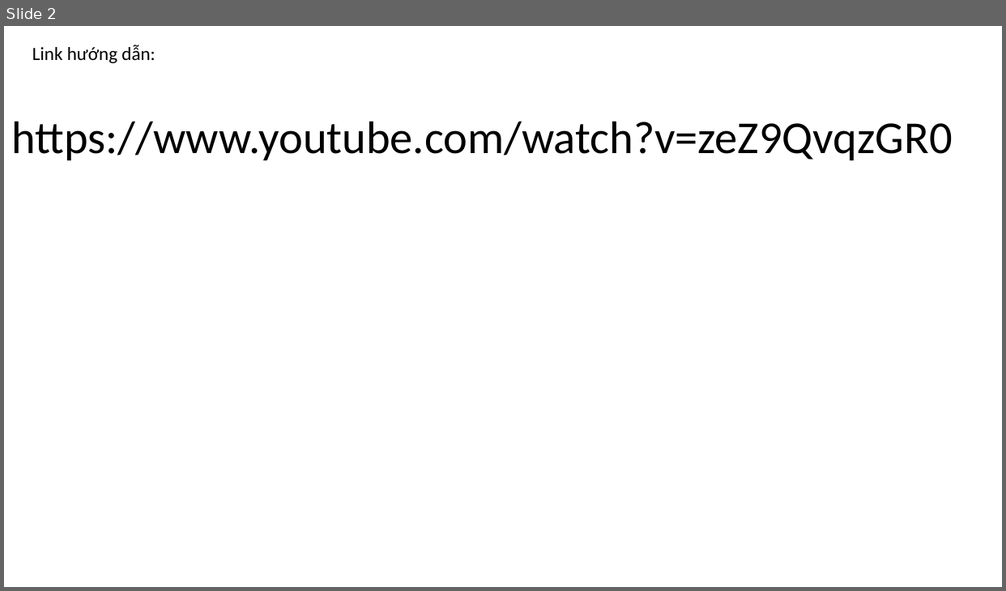
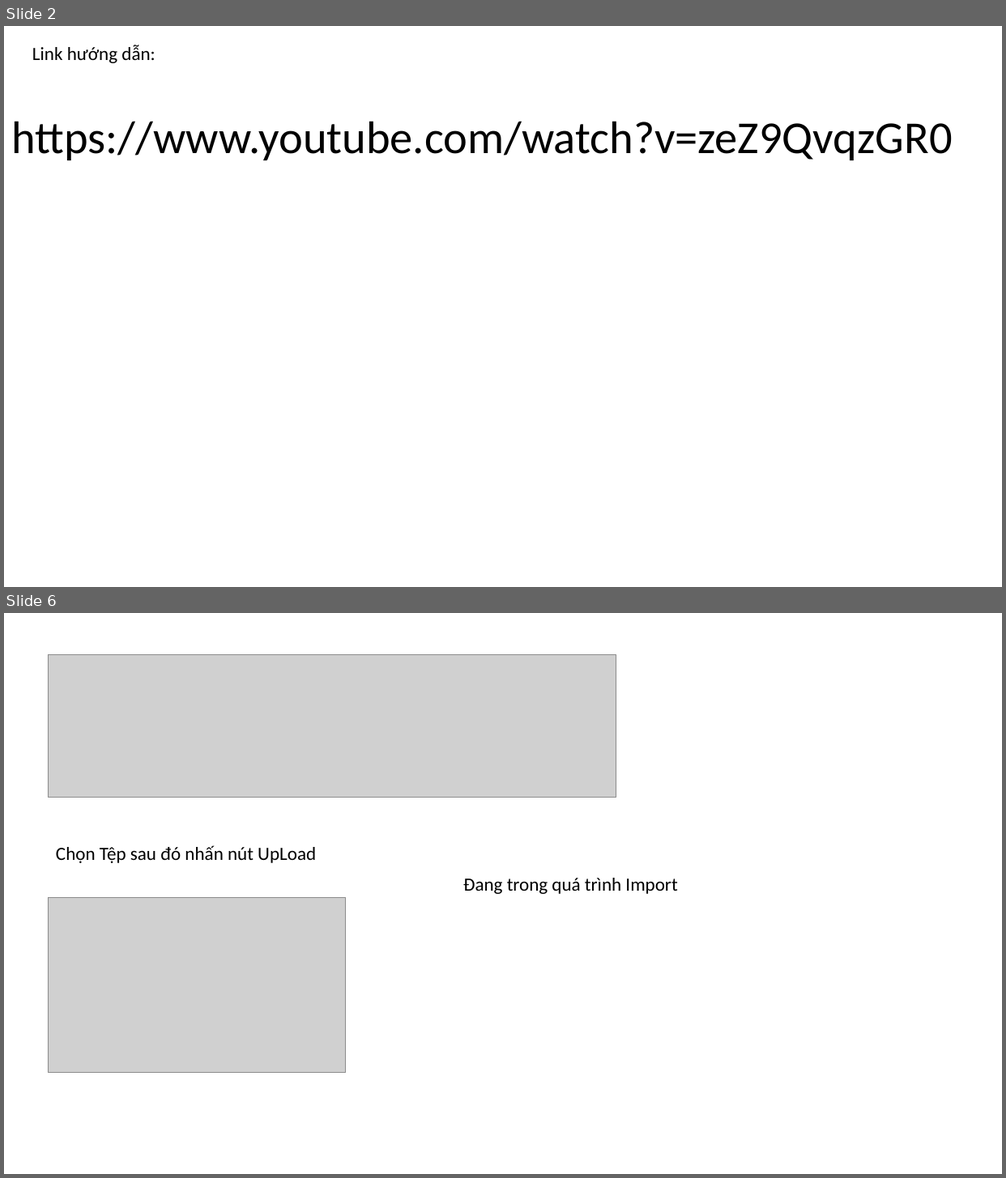
Before and after one commit to DangVanDoan05/WordPress, a slide deck: Chuyển dữ liệu giữa 2 trang Web.pptx. Shown one above the other, each under a label of ours: slide 2 before the commit, slides 2 and 6 after it; the slides between them are not shown. The pictures are 1006x591 and 1006x1178 pixels, drawn with LibreOffice and Linux fonts; fonts in the diff are those of the drawing; grey boxes stand for pictures. Boxes give left, top, right and bottom in pixels: in the first picture for what was removed or moved away, otherwise in the second. Text is boxed around its words. In the diff, an @@ line names an element or a change of style, - is before the commit and + after.

```diff
--- a/Chuyển dữ liệu giữa 2 trang Web.pptx
+++ b/Chuyển dữ liệu giữa 2 trang Web.pptx
@@ slide 6 added at (4, 613, 1002, 1174), background #FFFFFF @@
@@ picture added at (49, 655, 616, 798) @@
@@ text added at (56, 845, 316, 863), 18 pt, text #000000 @@
+Chọn Tệp sau đó nhấn nút UpLoad
@@ text added at (463, 878, 677, 894), 18 pt, text #000000 @@
+Đang trong quá trình Import
@@ picture added at (49, 897, 345, 1072) @@
```
Also in this commit, not shown: 1 slide changed, 4 other slides added, 3 slides removed, 4 other files.
